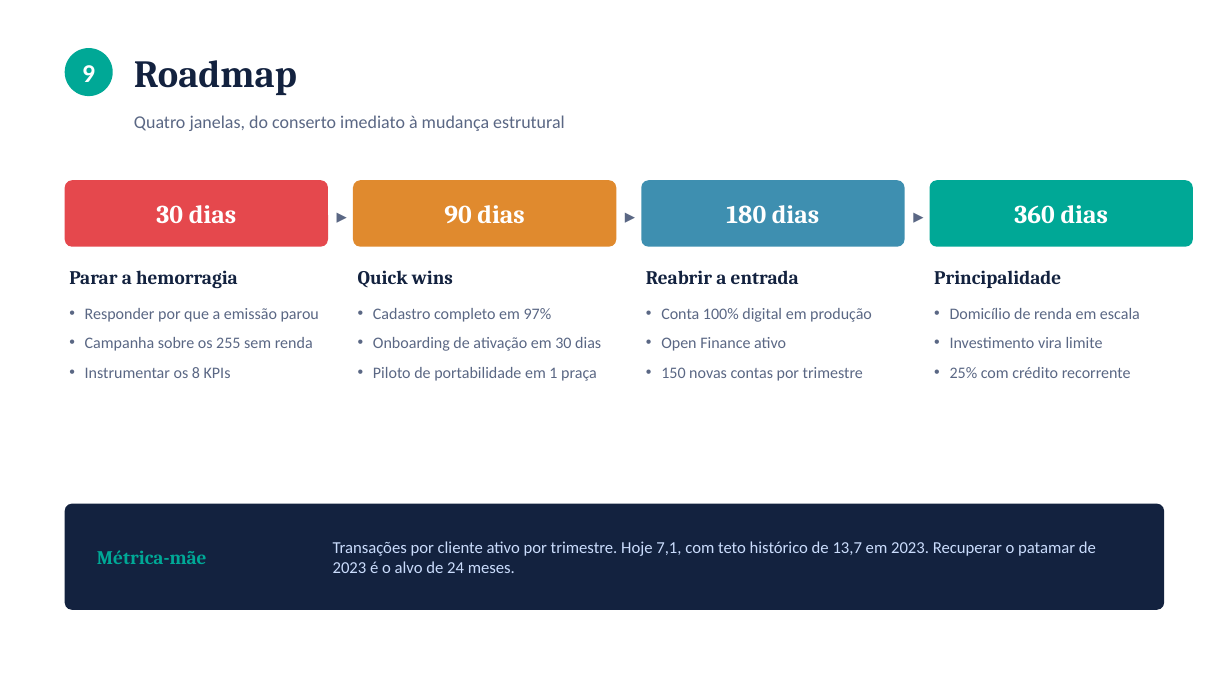
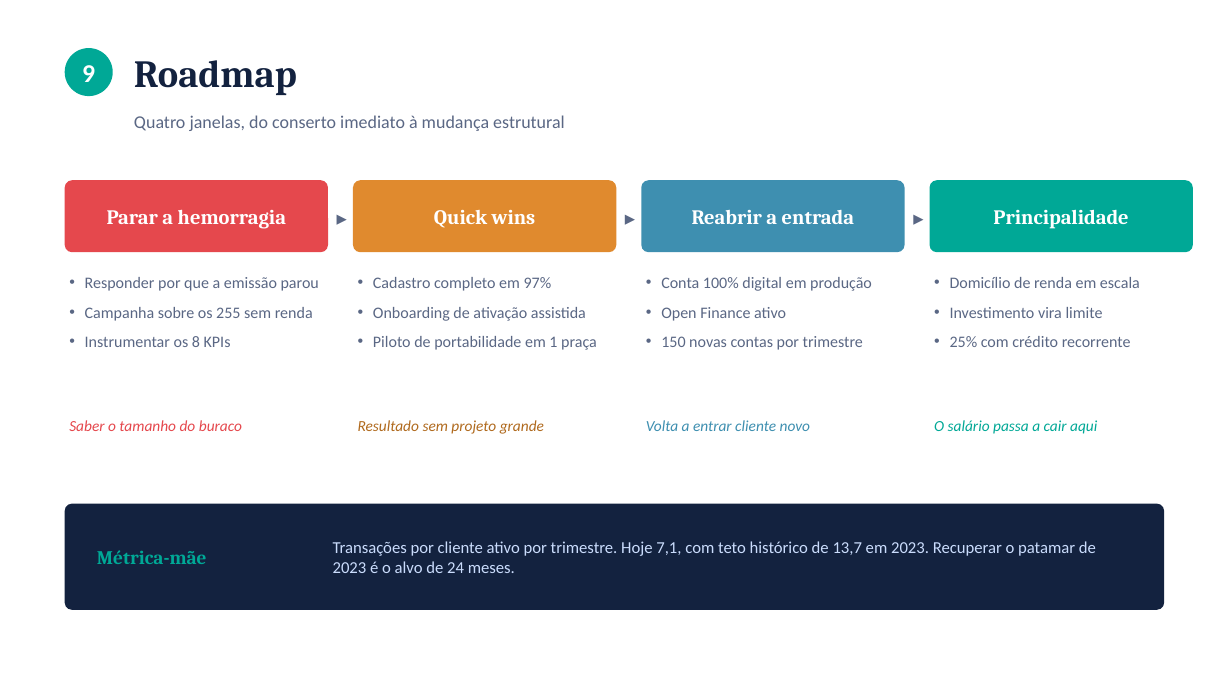
Before and after one commit to Kadayann/Master-Card-Challenge, a slide deck: slide 11 of Priceless_Bank_Apresentacao.pptx. Drawn at 1232x693 pixels with LibreOffice and Linux fonts; fonts in the diff are those of the drawing. Boxes give left, top, right and bottom in pixels: in the first picture for what was removed or moved away, otherwise in the second. Text is boxed around its words. In the diff, an @@ line names an element or a change of style, - is before the commit and + after.

```diff
--- a/Priceless_Bank_Apresentacao.pptx
+++ b/Priceless_Bank_Apresentacao.pptx
@@ rounded rectangle: place and size @@
-rounded rectangle at bbox=[65, 180, 328, 247]
+rounded rectangle at bbox=[65, 180, 328, 252]
@@ text "Parar a hemorragia": place and size @@
-text "Parar a hemorragia" at bbox=[69, 270, 238, 289]
+text "Parar a hemorragia" at bbox=[107, 209, 286, 229]
@@ text removed at bbox=[156, 205, 236, 223] @@
-30 dias
@@ rounded rectangle: place and size @@
-rounded rectangle at bbox=[353, 180, 616, 247]
+rounded rectangle at bbox=[353, 180, 616, 252]
@@ text "Quick wins": place and size @@
-text "Quick wins" at bbox=[358, 270, 453, 288]
+text "Quick wins" at bbox=[434, 210, 536, 228]
@@ text removed at bbox=[444, 205, 524, 223] @@
-90 dias
@@ rounded rectangle: place and size @@
-rounded rectangle at bbox=[641, 180, 905, 247]
+rounded rectangle at bbox=[641, 180, 905, 252]
@@ text "Reabrir a entrada": place and size @@
-text "Reabrir a entrada" at bbox=[646, 270, 799, 284]
+text "Reabrir a entrada" at bbox=[692, 210, 854, 224]
@@ text removed at bbox=[726, 205, 819, 223] @@
-180 dias
@@ proportions changed in 4 elements at bbox=[65, 180, 328, 252], bbox=[353, 180, 616, 252], bbox=[641, 180, 905, 252], bbox=[930, 180, 1193, 252] @@
@@ rounded rectangle: place and size @@
-rounded rectangle at bbox=[930, 180, 1193, 247]
+rounded rectangle at bbox=[930, 180, 1193, 252]
@@ size 15 to 16 pt, text colour #13223F to #FFFFFF; alignment left to centre in 4 elements at bbox=[107, 209, 286, 229], bbox=[434, 210, 536, 228], bbox=[692, 210, 854, 224], bbox=[993, 209, 1128, 229] @@
@@ text "Principalidade": place and size @@
-text "Principalidade" at bbox=[934, 270, 1061, 288]
+text "Principalidade" at bbox=[993, 209, 1128, 229]
@@ text removed at bbox=[1014, 205, 1108, 224] @@
-360 dias
@@ 4 texts: place and size @@
-4 texts at bbox=[85, 308, 1140, 381]
+4 texts at bbox=[85, 277, 1140, 350]
@@ text at bbox=[373, 307, 586, 321]: text changed @@
-• Onboarding de ativação em 30 dias
+• Onboarding de ativação assistida
@@ text added at bbox=[69, 420, 242, 431], 12 pt, text #E5484D, italic @@
+Saber o tamanho do buraco
@@ text added at bbox=[358, 420, 544, 434], 12 pt, text #B06A1E, italic @@
+Resultado sem projeto grande
@@ text added at bbox=[646, 420, 810, 431], 12 pt, text #3E8FB0, italic @@
+Volta a entrar cliente novo
@@ text added at bbox=[934, 420, 1097, 434], 12 pt, text #00A896, italic @@
+O salário passa a cair aqui
```
Also in this commit, not shown: 1 other slide changed, 18 other files.
